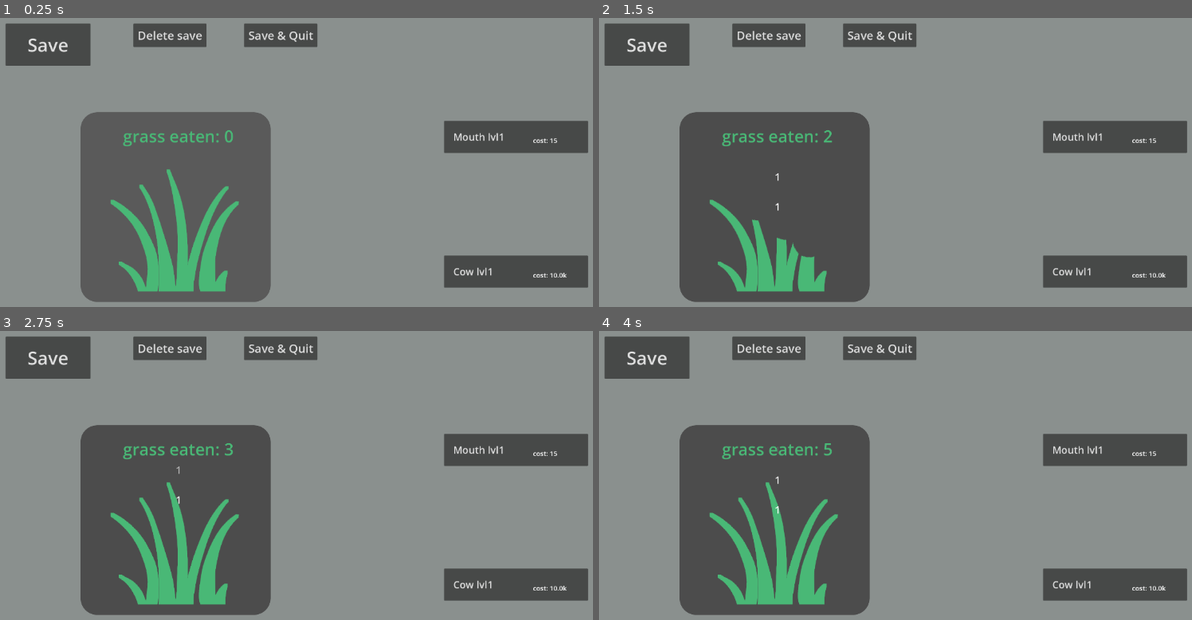
Above: before the commit, frames 1-4 (two rows, left to right).
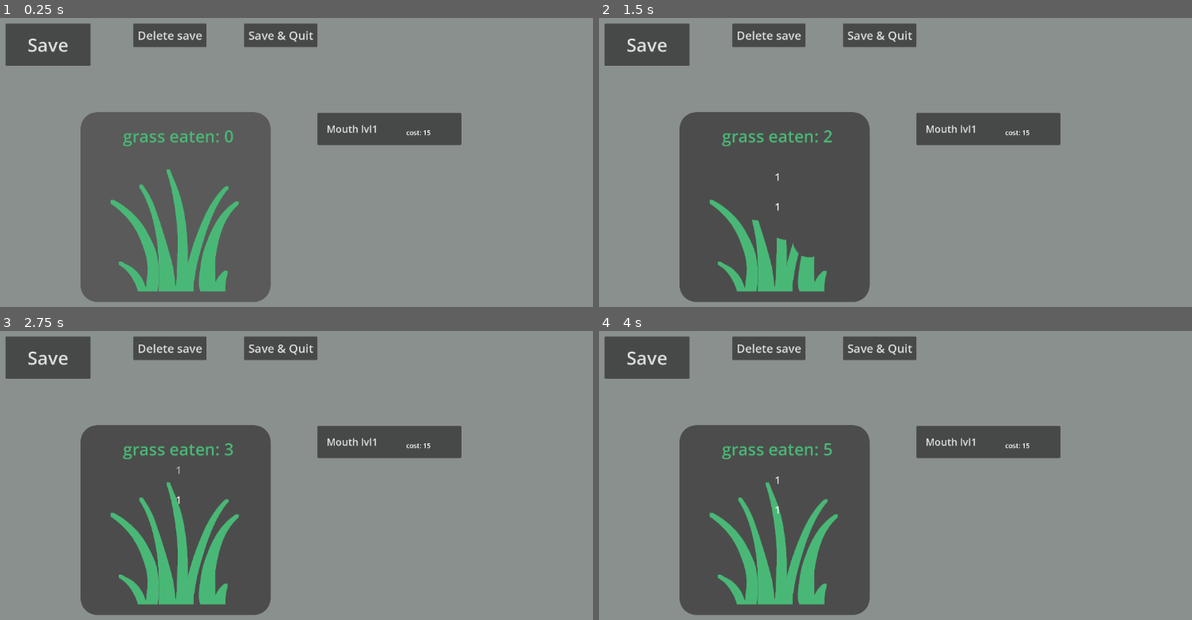
Above: after the commit, the same moments.

Repository: berox455/godot_eg
Game: Godot game, scene res://game.tscn
Same seed, same stepped clock (60 frames per second), same inputs: the game is played once before the commit and once after it.
Inputs:
- Up to frame 1 (0.25 s): no input
- Up to frame 2 (1.5 s): click "grass eaten: 0" at 0.5 s; click "grass eaten: 1" at 1.25 s
- Up to frame 3 (2.75 s): click "grass eaten: 2" at 2 s
- Up to frame 4 (4 s): click "grass eaten: 3" at 2.75 s; click "grass eaten: 4" at 3.5 s

The runs differ from the first frame. In frame 1, 7.7% of the frame differs, in the area x 53-100%, y 32-94%; in frame 2, 7.7%; in frame 3, 7.7%; in frame 4, 7.7%.

Commit message:
add stuff and fix more stuff, see notes

Diff:
--- a/game.tscn
+++ b/game.tscn
@@ -4,7 +4,6 @@
 [ext_resource type="Script" uid="uid://dqlrbspn8wliv" path="res://grass.gd" id="1_feb5d"]
 [ext_resource type="Texture2D" uid="uid://dam2p0odckeyf" path="res://grass-transparent.png" id="2_feb5d"]
 [ext_resource type="AudioStream" uid="uid://dek18fenvx1ri" path="res://munch.mp3" id="4_7jktm"]
-[ext_resource type="Texture2D" uid="uid://bchknnx4h5v38" path="res://textbox.png" id="4_fc0e3"]
 [ext_resource type="Texture2D" uid="uid://bqxyc6caontto" path="res://grass_munched-transparent.png" id="5_ryrav"]
 [ext_resource type="AudioStream" uid="uid://cq7o5i1tmscar" path="res://click.mp3" id="7_eow3j"]
 [ext_resource type="StyleBox" uid="uid://e018a5trpufy" path="res://note_label.tres" id="7_j5wjh"]
@@ -90,28 +89,11 @@
 
 [node name="mouth" type="Node" parent="the_game" unique_id=893768253]
 
-[node name="TextBlock" type="Sprite2D" parent="the_game/mouth" unique_id=922247649]
-visible = false
-position = Vector2(441, -177)
-scale = Vector2(1, 0.99999994)
-texture = ExtResource("4_fc0e3")
-
-[node name="label" type="RichTextLabel" parent="the_game/mouth/TextBlock" unique_id=2096098550]
-offset_left = -389.0
-offset_top = -38.00002
-offset_right = -349.0
-offset_bottom = 1.9999809
-theme_override_font_sizes/normal_font_size = 50
-text = "Mouth upgrade"
-fit_content = true
-autowrap_mode = 0
-metadata/_edit_use_anchors_ = true
-
 [node name="button" type="Button" parent="the_game/mouth" unique_id=1021568349]
-offset_left = 386.0
-offset_top = -222.0
-offset_right = 820.0
-offset_bottom = -125.0
+offset_left = 4.0
+offset_top = -246.0
+offset_right = 438.0
+offset_bottom = -149.0
 theme_override_font_sizes/font_size = 30
 text = "   Mouth lvl1"
 alignment = 0
@@ -133,9 +115,9 @@
 visible = false
 z_index = 2
 layout_mode = 0
-offset_left = -72.0
+offset_left = -24.0
 offset_top = 97.0
-offset_right = 406.0
+offset_right = 454.0
 offset_bottom = 157.83636
 theme_override_colors/default_color = Color(1, 1, 1, 1)
 theme_override_font_sizes/normal_font_size = 24
@@ -146,27 +128,11 @@
 
 [node name="dog" type="Node" parent="the_game" unique_id=1740376036]
 
-[node name="TextBlock" type="Sprite2D" parent="the_game/dog" unique_id=1483019149]
-visible = false
-position = Vector2(441, 22.999992)
-scale = Vector2(1, 0.99999994)
-texture = ExtResource("4_fc0e3")
-
-[node name="label" type="RichTextLabel" parent="the_game/dog/TextBlock" unique_id=791665444]
-offset_left = -389.0
-offset_top = -38.00002
-offset_right = -349.0
-offset_bottom = 1.9999809
-theme_override_font_sizes/normal_font_size = 50
-text = "Grass eating dog"
-fit_content = true
-autowrap_mode = 0
-
 [node name="button" type="Button" parent="the_game/dog" unique_id=444973684]
-offset_left = 386.0
-offset_top = -77.0
-offset_right = 820.0
-offset_bottom = 20.000008
+offset_left = 458.0
+offset_top = -246.0
+offset_right = 892.0
+offset_bottom = -149.0
 theme_override_font_sizes/font_size = 30
 text = "   Dog lvl1"
 alignment = 0
@@ -188,9 +154,9 @@
 visible = false
 z_index = 2
 layout_mode = 0
-offset_left = -72.0
-offset_top = 97.00001
-offset_right = 406.0
+offset_left = -24.0
+offset_top = 97.0
+offset_right = 454.0
 offset_bottom = 157.83636
 theme_override_font_sizes/normal_font_size = 24
 theme_override_styles/normal = ExtResource("7_j5wjh")
@@ -200,28 +166,11 @@
 
 [node name="chicken" type="Node" parent="the_game" unique_id=667762880]
 
-[node name="TextBlock" type="Sprite2D" parent="the_game/chicken" unique_id=445632120]
-visible = false
-position = Vector2(441, 223)
-scale = Vector2(1, 0.99999994)
-texture = ExtResource("4_fc0e3")
-
-[node name="label" type="RichTextLabel" parent="the_game/chicken/TextBlock" unique_id=2071592792]
-offset_left = -389.0
-offset_top = -38.00002
-offset_right = -349.0
-offset_bottom = 1.9999809
-theme_override_font_sizes/normal_font_size = 50
-text = "Hungry chicken"
-fit_content = true
-autowrap_mode = 0
-metadata/_edit_use_anchors_ = true
-
 [node name="button" type="Button" parent="the_game/chicken" unique_id=460080043]
-offset_left = 386.0
-offset_top = 54.0
-offset_right = 820.0
-offset_bottom = 151.0
+offset_left = 4.0
+offset_top = -128.0
+offset_right = 438.0
+offset_bottom = -31.0
 theme_override_font_sizes/font_size = 30
 text = "   Chicken lvl1"
 alignment = 0
@@ -243,9 +192,9 @@
 visible = false
 z_index = 2
 layout_mode = 0
-offset_left = -72.0
+offset_left = -24.0
 offset_top = 97.0
-offset_right = 406.0
+offset_right = 454.0
 offset_bottom = 157.83636
 theme_override_font_sizes/normal_font_size = 24
 theme_override_styles/normal = ExtResource("7_j5wjh")
@@ -256,10 +205,10 @@
 [node name="cow" type="Node" parent="the_game" unique_id=469185900]
 
 [node name="button" type="Button" parent="the_game/cow" unique_id=641531925]
-offset_left = 386.0
-offset_top = 185.0
-offset_right = 820.0
-offset_bottom = 282.0
+offset_left = 458.0
+offset_top = -128.0
+offset_right = 892.0
+offset_bottom = -31.0
 theme_override_font_sizes/font_size = 30
 text = "   Cow lvl1"
 alignment = 0
@@ -281,9 +230,9 @@
 visible = false
 z_index = 2
 layout_mode = 0
-offset_left = -72.0
+offset_left = -24.0
 offset_top = 97.0
-offset_right = 406.0
+offset_right = 454.0
 offset_bottom = 157.83636
 theme_override_font_sizes/normal_font_size = 24
 theme_override_styles/normal = ExtResource("7_j5wjh")
@@ -335,19 +284,19 @@
 volume_db = 2.0
 
 [connection signal="timeout" from="the_game/Timer" to="the_game" method="_get_time"]
-[connection signal="pressed" from="the_game/eat_grass" to="the_game" method="_eat_grass_pressed"]
+[connection signal="pressed" from="the_game/eat_grass" to="the_game" method="_eat_grass"]
 [connection signal="mouse_entered" from="the_game/mouth/button" to="the_game" method="_mouth_buy_enter"]
 [connection signal="mouse_exited" from="the_game/mouth/button" to="the_game" method="_mouth_buy_exit"]
-[connection signal="pressed" from="the_game/mouth/button" to="the_game" method="_mouth_pressed"]
+[connection signal="pressed" from="the_game/mouth/button" to="the_game" method="_mouth_up"]
 [connection signal="mouse_entered" from="the_game/dog/button" to="the_game" method="_dog_buy_enter"]
 [connection signal="mouse_exited" from="the_game/dog/button" to="the_game" method="_dog_buy_exit"]
-[connection signal="pressed" from="the_game/dog/button" to="the_game" method="_dog_buy_pressed"]
+[connection signal="pressed" from="the_game/dog/button" to="the_game" method="_dog_up"]
 [connection signal="mouse_entered" from="the_game/chicken/button" to="the_game" method="_chicken_buy_enter"]
 [connection signal="mouse_exited" from="the_game/chicken/button" to="the_game" method="_chicken_buy_exit"]
-[connection signal="pressed" from="the_game/chicken/button" to="the_game" method="_chicken_buy_pressed"]
+[connection signal="pressed" from="the_game/chicken/button" to="the_game" method="_chicken_up"]
 [connection signal="mouse_entered" from="the_game/cow/button" to="the_game" method="_cow_buy_enter"]
 [connection signal="mouse_exited" from="the_game/cow/button" to="the_game" method="_cow_buy_exit"]
-[connection signal="pressed" from="the_game/cow/button" to="the_game" method="_cow_buy_pressed"]
+[connection signal="pressed" from="the_game/cow/button" to="the_game" method="_cow_up"]
 [connection signal="pressed" from="the_game/save/button" to="the_game" method="_save"]
 [connection signal="pressed" from="the_game/erase_save" to="the_game" method="_erase_save"]
 [connection signal="pressed" from="the_game/erase_save/erase_save" to="the_game" method="_save_quit"]
--- a/grass.gd
+++ b/grass.gd
@@ -50,13 +50,14 @@
 	_chicken_label_update()
 	_cow_label_update()
 
-	if !(mouth_lvl > 4):
-		$dog/TextBlock.hide()
+	if !(mouth_lvl > 4 or dog_lvl > 0):
 		$dog/button.hide()
 
 	if !(dog_lvl > 4 or chicken_lvl > 0):
-		$chicken/TextBlock.hide()
 		$chicken/button.hide()
+
+	if !(chicken_lvl > 4 or cow_lvl > 0):
+		$cow/button.hide()
 	$save/saving.visible_characters = saving
 
 
@@ -206,7 +207,7 @@
 	get_tree().quit()
 
 
-func _eat_grass_pressed() -> void:
+func _eat_grass() -> void:
 	grass_eaten += click_munch
 	_spawn_number()
 	$eat_grass/Munch.pitch_scale = randf_range(0.9, 1.5)
@@ -215,7 +216,7 @@
 	munching = 2
 
 
-func _mouth_pressed() -> void:
+func _mouth_up() -> void:
 	if grass_eaten >= mouth_cost:
 		_click_play()
 		grass_eaten -= mouth_cost
@@ -230,7 +231,7 @@
 			click_munch += 1
 
 
-func _dog_buy_pressed() -> void:
+func _dog_up() -> void:
 	if grass_eaten >= dog_cost:
 		_click_play()
 		grass_eaten -= dog_cost
@@ -243,7 +244,7 @@
 			$chicken/button.show()
 
 
-func _chicken_buy_pressed() -> void:
+func _chicken_up() -> void:
 	if grass_eaten >= chicken_cost:
 		_click_play()
 		grass_eaten -= chicken_cost
@@ -251,8 +252,12 @@
 		chicken_cost = _cost_calc(chicken_base, chicken_lvl)
 		_chicken_label_update()
 
-
-func _cow_buy_pressed() -> void:
+		if chicken_lvl == 5:
+			$cow/TextBlock.show()
+			$cow/button.show()
+
+
+func _cow_up() -> void:
 	if grass_eaten >= cow_cost:
 		_click_play()
 		grass_eaten -= cow_cost
@@ -302,7 +307,7 @@
 	$mouth/button.text = "   Mouth lvl" + _abr(mouth_lvl + 1)
 	$mouth/button/cost.text = "cost: " + _abr(mouth_cost)
 	if mouth_lvl > 0:
-		$mouth/button/Label.text = str(munch) + " grass/s"
+		$mouth/button/Label.text = str(munch * mouth_lvl) + " grass/s"
 		$mouth/button/Label.text += mouth_desc
 	else:
 		$mouth/button/Label.text = mouth_d
@@ -339,7 +344,7 @@
 
 
 func _cow_label_update() -> void:
-	var cow_d = "Eats 100 grass/s"
+	var cow_d = "Eats 50 grass/s"
 	var cow_desc = "\n" + cow_d + """
 "They be goin' moo" -Moo \\temporary pls change
 """
Not shown, changed: notes.txt
